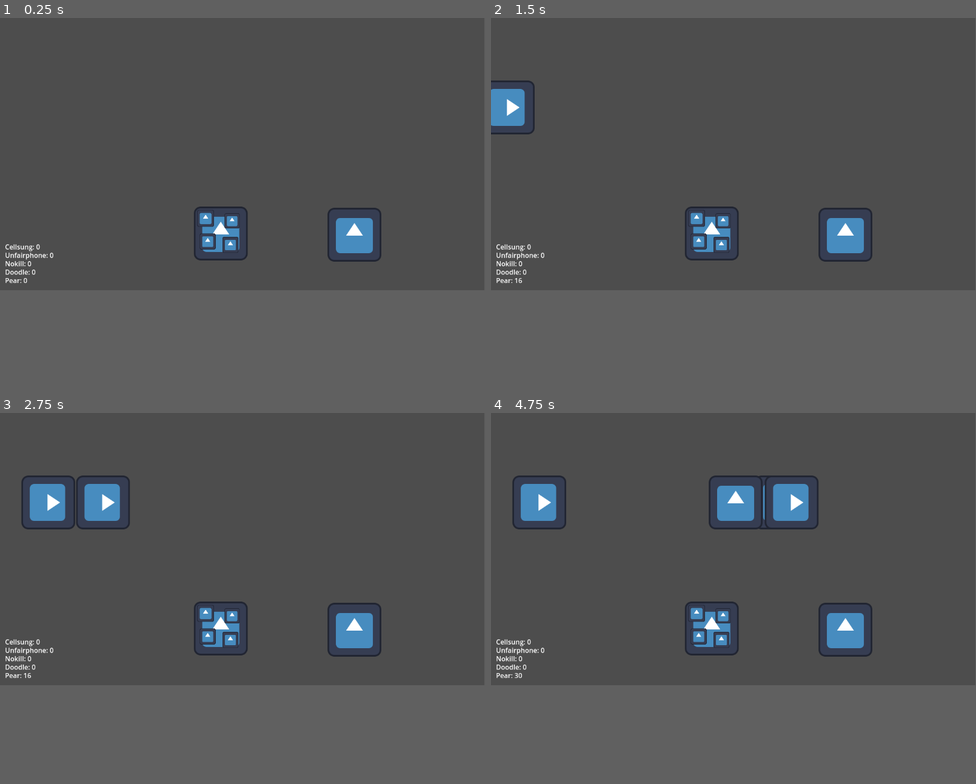
Above: before the commit, frames 1-4 (two rows, left to right).
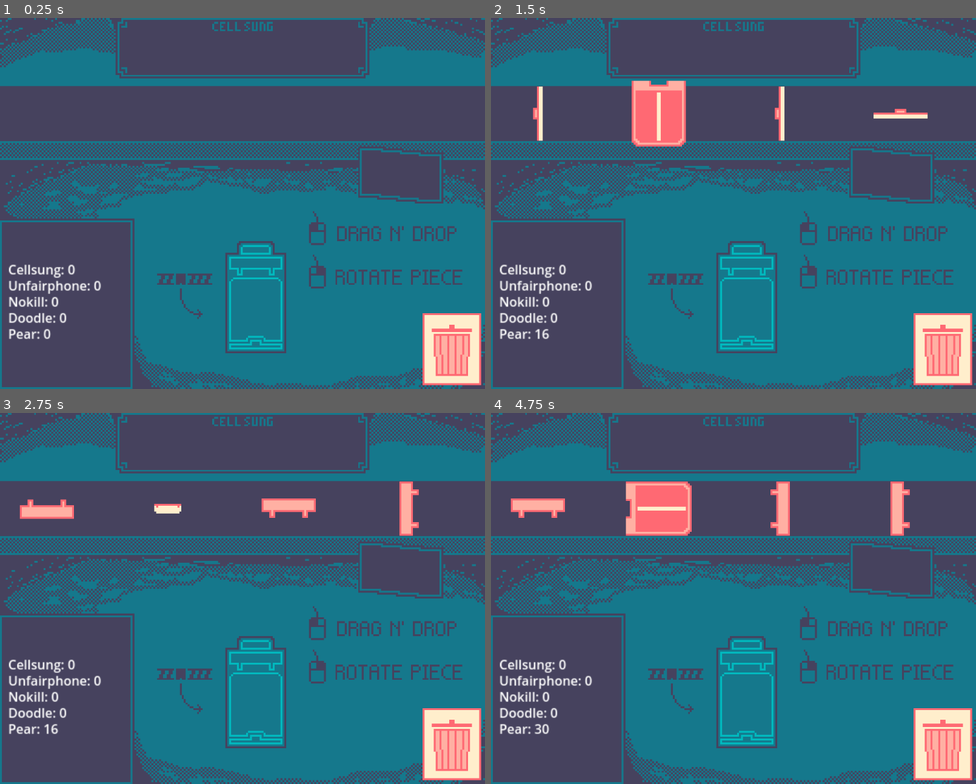
Above: after the commit, the same moments.

Repository: ValetNoir/trijam-354
Game: Godot game, scene res://CellSung.tscn
Same seed, same stepped clock (60 frames per second), same inputs: the game is played once before the commit and once after it. The engine's default icon, where the game draws it, is replaced by a stand-in: a white triangle on a blue panel in a dark square.
Inputs (mouse positions are in pixels of both pictures, inside the frame that each line leads up to):
- Up to frame 1 (0.25 s): no input
- Up to frame 2 (1.5 s): tap Enter at 0.5 s; drag from (694, 218) to (733, 107) at 0.52 s; drag from (723, 222) to (733, 107) at 1.27 s
- Up to frame 3 (2.75 s): move the mouse to (82, 502) at 2.02 s; click (82, 502) at 2.17 s
- Up to frame 4 (4.75 s): drag from (539, 502) to (694, 613) at 2.77 s; drag from (505, 502) to (694, 613) at 3.52 s; drag from (699, 635) to (733, 502) at 4.27 s
In our replay, the window is 799x449 before the commit and 800x612 after it. These sizes can differ from the game's own. Grey fills any space a smaller window leaves; there, only what the larger window draws over its background counts as a difference.

The runs differ from the first frame. In frame 1, 47% of the frame differs, in the area x 0-100%, y 0-100%; in frame 2, 50%; in frame 3, 50%; in frame 4, 52%.

Commit message:
graphics

Diff:
--- a/CellSung.tscn
+++ b/CellSung.tscn
@@ -1,10 +1,26 @@
-[gd_scene load_steps=6 format=3 uid="uid://lcjrwqjfoo8q"]
+[gd_scene load_steps=12 format=3 uid="uid://lcjrwqjfoo8q"]
 
-[ext_resource type="PackedScene" uid="uid://uulq217or0l8" path="res://Prefabs/cell.tscn" id="1_v1tse"]
 [ext_resource type="PackedScene" uid="uid://dbuidgspjgok3" path="res://Prefabs/belt.tscn" id="2_p22oh"]
 [ext_resource type="PackedScene" uid="uid://dv5avlt1da82c" path="res://Prefabs/game_manager.tscn" id="2_yvnag"]
-[ext_resource type="PackedScene" uid="uid://bwklbt3cmiujf" path="res://Prefabs/slot.tscn" id="3_fg564"]
+[ext_resource type="Script" uid="uid://dbp5obtkqtsrg" path="res://Scripts/Slot.gd" id="4_p22oh"]
+[ext_resource type="Script" uid="uid://cidasou3tfcgk" path="res://Scripts/Cell.gd" id="4_yvnag"]
 [ext_resource type="PackedScene" uid="uid://dagadpr6wsoxc" path="res://Prefabs/companies.tscn" id="5_yvnag"]
+[ext_resource type="Texture2D" uid="uid://chtx2awoywe7l" path="res://Assets/background.png" id="6_yvnag"]
+
+[sub_resource type="RectangleShape2D" id="RectangleShape2D_yvnag"]
+size = Vector2(70, 25)
+
+[sub_resource type="RectangleShape2D" id="RectangleShape2D_4cuy2"]
+size = Vector2(116, 41)
+
+[sub_resource type="RectangleShape2D" id="RectangleShape2D_qswlu"]
+size = Vector2(116, 132)
+
+[sub_resource type="RectangleShape2D" id="RectangleShape2D_h1kxc"]
+size = Vector2(116, 19)
+
+[sub_resource type="RectangleShape2D" id="RectangleShape2D_vdpq5"]
+size = Vector2(122, 149)
 
 [node name="Node2D" type="Node2D"]
 
@@ -12,34 +28,110 @@
 cell = NodePath("../Cell")
 player_company = NodePath("../Companies/Cellsung")
 
-[node name="ComSpawnTimer" parent="GameManager" index="0"]
-wait_time = 1.0
+[node name="CompSpawnTimer" parent="GameManager" index="0"]
+wait_time = 0.25
 
 [node name="CompSpawner" parent="GameManager" index="1"]
-position = Vector2(-105, 213)
+position = Vector2(-120, 198)
 
 [node name="Belt" parent="." instance=ExtResource("2_p22oh")]
-position = Vector2(-119, 213)
+position = Vector2(-120, 199)
+
+[node name="Conveyor" parent="Belt" index="0"]
+position = Vector2(0, -1)
+
+[node name="CollisionShape2D" parent="Belt/Conveyor" index="0"]
+position = Vector2(600.5, -1)
+
+[node name="Void" parent="Belt" index="1"]
+position = Vector2(-1, -1)
 
 [node name="CollisionShape2D" parent="Belt/Void" index="0"]
-position = Vector2(1412, 0)
+position = Vector2(1249, -1)
 
-[node name="Cell" parent="." instance=ExtResource("1_v1tse")]
-position = Vector2(525, 513)
+[node name="Companies" parent="." instance=ExtResource("5_yvnag")]
+position = Vector2(17, 501)
+scale = Vector2(1.665, 1.665)
 
-[node name="Trash" parent="." instance=ExtResource("3_fg564")]
-position = Vector2(843, 516)
-rotation = -6.2831855
+[node name="Cell" type="Node2D" parent="." node_paths=PackedStringArray("slots")]
+position = Vector2(530, 581)
+script = ExtResource("4_yvnag")
+slots = [NodePath("CapSlot"), NodePath("SystemSlot"), NodePath("CoreSlot"), NodePath("BottomSlot")]
+
+[node name="CapSlot" type="Node2D" parent="Cell"]
+position = Vector2(-1, -101)
+script = ExtResource("4_p22oh")
+
+[node name="Area2D" type="Area2D" parent="Cell/CapSlot"]
+
+[node name="CollisionShape2D" type="CollisionShape2D" parent="Cell/CapSlot/Area2D"]
+position = Vector2(0, -1.5)
+shape = SubResource("RectangleShape2D_yvnag")
+
+[node name="SystemSlot" type="Node2D" parent="Cell"]
+position = Vector2(-1, -68)
+script = ExtResource("4_p22oh")
+typeNeeded = 1
+
+[node name="Area2D" type="Area2D" parent="Cell/SystemSlot"]
+
+[node name="CollisionShape2D" type="CollisionShape2D" parent="Cell/SystemSlot/Area2D"]
+shape = SubResource("RectangleShape2D_4cuy2")
+
+[node name="CoreSlot" type="Node2D" parent="Cell"]
+position = Vector2(0, 22)
+script = ExtResource("4_p22oh")
+typeNeeded = 2
+
+[node name="Area2D" type="Area2D" parent="Cell/CoreSlot"]
+
+[node name="CollisionShape2D" type="CollisionShape2D" parent="Cell/CoreSlot/Area2D"]
+position = Vector2(-1, -1)
+shape = SubResource("RectangleShape2D_qswlu")
+
+[node name="BottomSlot" type="Node2D" parent="Cell"]
+position = Vector2(-1, 97)
+script = ExtResource("4_p22oh")
+typeNeeded = 3
+
+[node name="Area2D" type="Area2D" parent="Cell/BottomSlot"]
+
+[node name="CollisionShape2D" type="CollisionShape2D" parent="Cell/BottomSlot/Area2D"]
+position = Vector2(0, 1)
+shape = SubResource("RectangleShape2D_h1kxc")
+
+[node name="Trash" type="Node2D" parent="."]
+position = Vector2(934, 689)
+script = ExtResource("4_p22oh")
 isTrash = true
 
-[node name="Companies" parent="." instance=ExtResource("5_yvnag")]
-position = Vector2(12, 533)
+[node name="Area2D" type="Area2D" parent="Trash"]
+
+[node name="CollisionShape2D" type="CollisionShape2D" parent="Trash/Area2D"]
+position = Vector2(1, -3.5)
+shape = SubResource("RectangleShape2D_vdpq5")
+
+[node name="Background" type="Sprite2D" parent="."]
+z_index = -1
+texture_filter = 1
+scale = Vector2(3.918367, 3.918367)
+texture = ExtResource("6_yvnag")
+centered = false
 
 [connection signal="area_entered" from="Belt/Conveyor" to="GameManager" method="_on_conveyor_area_entered"]
 [connection signal="area_exited" from="Belt/Conveyor" to="GameManager" method="_on_conveyor_area_exited"]
 [connection signal="area_entered" from="Belt/Void" to="GameManager" method="_on_void_area_entered"]
+[connection signal="mouse_entered" from="Cell/CapSlot/Area2D" to="Cell/CapSlot" method="_on_area_2d_mouse_entered"]
+[connection signal="mouse_exited" from="Cell/CapSlot/Area2D" to="Cell/CapSlot" method="_on_area_2d_mouse_exited"]
+[connection signal="mouse_entered" from="Cell/SystemSlot/Area2D" to="Cell/SystemSlot" method="_on_area_2d_mouse_entered"]
+[connection signal="mouse_exited" from="Cell/SystemSlot/Area2D" to="Cell/SystemSlot" method="_on_area_2d_mouse_exited"]
+[connection signal="mouse_entered" from="Cell/CoreSlot/Area2D" to="Cell/CoreSlot" method="_on_area_2d_mouse_entered"]
+[connection signal="mouse_exited" from="Cell/CoreSlot/Area2D" to="Cell/CoreSlot" method="_on_area_2d_mouse_exited"]
+[connection signal="mouse_entered" from="Cell/BottomSlot/Area2D" to="Cell/BottomSlot" method="_on_area_2d_mouse_entered"]
+[connection signal="mouse_exited" from="Cell/BottomSlot/Area2D" to="Cell/BottomSlot" method="_on_area_2d_mouse_exited"]
 [connection signal="hover" from="Trash" to="GameManager" method="_on_trash_hover"]
+[connection signal="mouse_entered" from="Trash/Area2D" to="Trash" method="_on_area_2d_mouse_entered"]
+[connection signal="mouse_exited" from="Trash/Area2D" to="Trash" method="_on_area_2d_mouse_exited"]
 
 [editable path="GameManager"]
 [editable path="Belt"]
-[editable path="Companies"]
--- a/Prefabs/belt.tscn
+++ b/Prefabs/belt.tscn
@@ -3,7 +3,7 @@
 [ext_resource type="Script" uid="uid://dnvx3ciwndqf7" path="res://Scripts/Belt.gd" id="1_qu8d5"]
 
 [sub_resource type="RectangleShape2D" id="RectangleShape2D_p22oh"]
-size = Vector2(1464, 66)
+size = Vector2(1275, 62)
 
 [sub_resource type="RectangleShape2D" id="RectangleShape2D_yvnag"]
 size = Vector2(73, 79)
--- /dev/null
+++ b/Prefabs/bottom_component.tscn
@@ -0,0 +1,25 @@
+[gd_scene load_steps=4 format=3 uid="uid://b0fkd0ip3wmtn"]
+
+[ext_resource type="Script" uid="uid://kwq3sqq5naml" path="res://Scripts/Component.gd" id="1_duys2"]
+[ext_resource type="Texture2D" uid="uid://do3fue620n4xv" path="res://Assets/pieces/bottom.png" id="2_duys2"]
+
+[sub_resource type="RectangleShape2D" id="RectangleShape2D_kk8mo"]
+size = Vector2(112, 20)
+
+[node name="BottomComponent" type="Node2D"]
+script = ExtResource("1_duys2")
+type = 3
+
+[node name="Sprite2D" type="Sprite2D" parent="."]
+texture_filter = 1
+position = Vector2(0, -100)
+scale = Vector2(4, 4)
+texture = ExtResource("2_duys2")
+
+[node name="Area2D" type="Area2D" parent="."]
+
+[node name="CollisionShape2D" type="CollisionShape2D" parent="Area2D"]
+shape = SubResource("RectangleShape2D_kk8mo")
+
+[connection signal="mouse_entered" from="Area2D" to="." method="_on_area_2d_mouse_entered"]
+[connection signal="mouse_exited" from="Area2D" to="." method="_on_area_2d_mouse_exited"]
--- /dev/null
+++ b/Prefabs/cap_component.tscn
@@ -0,0 +1,26 @@
+[gd_scene load_steps=4 format=3 uid="uid://df3l8dbjodfyh"]
+
+[ext_resource type="Script" uid="uid://kwq3sqq5naml" path="res://Scripts/Component.gd" id="1_r75xd"]
+[ext_resource type="Texture2D" uid="uid://c3elvduk26cru" path="res://Assets/pieces/cap.png" id="2_nanjf"]
+
+[sub_resource type="RectangleShape2D" id="RectangleShape2D_kk8mo"]
+size = Vector2(56, 20)
+
+[node name="CapComponent" type="Node2D"]
+script = ExtResource("1_r75xd")
+
+[node name="Sprite2D" type="Sprite2D" parent="."]
+texture_filter = 1
+position = Vector2(0, 100)
+scale = Vector2(4, 4)
+texture = ExtResource("2_nanjf")
+
+[node name="Area2D" type="Area2D" parent="."]
+position = Vector2(0, 3)
+
+[node name="CollisionShape2D" type="CollisionShape2D" parent="Area2D"]
+position = Vector2(0, -3)
+shape = SubResource("RectangleShape2D_kk8mo")
+
+[connection signal="mouse_entered" from="Area2D" to="." method="_on_area_2d_mouse_entered"]
+[connection signal="mouse_exited" from="Area2D" to="." method="_on_area_2d_mouse_exited"]
--- a/Prefabs/cell.tscn
+++ /dev/null
@@ -1,31 +0,0 @@
-[gd_scene load_steps=4 format=3 uid="uid://uulq217or0l8"]
-
-[ext_resource type="Script" uid="uid://cidasou3tfcgk" path="res://Scripts/Cell.gd" id="1_cg0bu"]
-[ext_resource type="Texture2D" uid="uid://cfehcbwm3osyg" path="res://icon.svg" id="2_at0cv"]
-[ext_resource type="PackedScene" uid="uid://bwklbt3cmiujf" path="res://Prefabs/slot.tscn" id="3_at0cv"]
-
-[node name="Cell" type="Node2D" node_paths=PackedStringArray("slots")]
-script = ExtResource("1_cg0bu")
-slots = [NodePath("CapSlot"), NodePath("SystemSlot"), NodePath("CoreSlot"), NodePath("BottomSlot")]
-
-[node name="Sprite2D" type="Sprite2D" parent="."]
-texture = ExtResource("2_at0cv")
-
-[node name="CapSlot" parent="." instance=ExtResource("3_at0cv")]
-position = Vector2(-36, -36)
-scale = Vector2(0.315, 0.315)
-
-[node name="SystemSlot" parent="." instance=ExtResource("3_at0cv")]
-position = Vector2(27, -30)
-scale = Vector2(0.285, 0.285)
-typeNeeded = 1
-
-[node name="CoreSlot" parent="." instance=ExtResource("3_at0cv")]
-position = Vector2(-31, 19)
-scale = Vector2(0.3, 0.3)
-typeNeeded = 2
-
-[node name="BottomSlot" parent="." instance=ExtResource("3_at0cv")]
-position = Vector2(23.000002, 27)
-scale = Vector2(0.3, 0.3)
-typeNeeded = 3
--- a/Prefabs/component.tscn
+++ /dev/null
@@ -1,23 +0,0 @@
-[gd_scene load_steps=4 format=3 uid="uid://cqvs3nfjvtn37"]
-
-[ext_resource type="Script" uid="uid://kwq3sqq5naml" path="res://Scripts/Component.gd" id="1_wwcgp"]
-[ext_resource type="Texture2D" uid="uid://cfehcbwm3osyg" path="res://icon.svg" id="2_o24da"]
-
-[sub_resource type="RectangleShape2D" id="RectangleShape2D_o24da"]
-size = Vector2(128, 129)
-
-[node name="Component" type="Node2D"]
-script = ExtResource("1_wwcgp")
-conveyor_speed = 300
-
-[node name="Sprite2D" type="Sprite2D" parent="."]
-texture = ExtResource("2_o24da")
-
-[node name="Area2D" type="Area2D" parent="."]
-
-[node name="CollisionShape2D" type="CollisionShape2D" parent="Area2D"]
-position = Vector2(0, -0.5)
-shape = SubResource("RectangleShape2D_o24da")
-
-[connection signal="mouse_entered" from="Area2D" to="." method="_on_area_2d_mouse_entered"]
-[connection signal="mouse_exited" from="Area2D" to="." method="_on_area_2d_mouse_exited"]
--- /dev/null
+++ b/Prefabs/core_component.tscn
@@ -0,0 +1,25 @@
+[gd_scene load_steps=4 format=3 uid="uid://c8i8e8ymeynkv"]
+
+[ext_resource type="Script" uid="uid://kwq3sqq5naml" path="res://Scripts/Component.gd" id="1_idn7j"]
+[ext_resource type="Texture2D" uid="uid://cnolnvi2iy3fw" path="res://Assets/pieces/core.png" id="2_idn7j"]
+
+[sub_resource type="RectangleShape2D" id="RectangleShape2D_kk8mo"]
+size = Vector2(112, 136)
+
+[node name="CoreComponent" type="Node2D"]
+script = ExtResource("1_idn7j")
+type = 2
+
+[node name="Sprite2D" type="Sprite2D" parent="."]
+texture_filter = 1
+position = Vector2(0, -26)
+scale = Vector2(4, 4)
+texture = ExtResource("2_idn7j")
+
+[node name="Area2D" type="Area2D" parent="."]
+
+[node name="CollisionShape2D" type="CollisionShape2D" parent="Area2D"]
+shape = SubResource("RectangleShape2D_kk8mo")
+
+[connection signal="mouse_entered" from="Area2D" to="." method="_on_area_2d_mouse_entered"]
+[connection signal="mouse_exited" from="Area2D" to="." method="_on_area_2d_mouse_exited"]
--- a/Prefabs/game_manager.tscn
+++ b/Prefabs/game_manager.tscn
@@ -5,10 +5,10 @@
 [node name="GameManager" type="Node2D"]
 script = ExtResource("1_8ddod")
 
-[node name="ComSpawnTimer" type="Timer" parent="."]
+[node name="CompSpawnTimer" type="Timer" parent="."]
 wait_time = 2.0
 autostart = true
 
 [node name="CompSpawner" type="Node2D" parent="."]
 
-[connection signal="timeout" from="ComSpawnTimer" to="." method="_on_timer_timeout"]
+[connection signal="timeout" from="CompSpawnTimer" to="." method="_on_timer_timeout"]
--- a/Prefabs/slot.tscn
+++ /dev/null
@@ -1,24 +0,0 @@
-[gd_scene load_steps=4 format=3 uid="uid://bwklbt3cmiujf"]
-
-[ext_resource type="Script" uid="uid://dbp5obtkqtsrg" path="res://Scripts/Slot.gd" id="1_43c6m"]
-[ext_resource type="Texture2D" uid="uid://cfehcbwm3osyg" path="res://icon.svg" id="2_cqa7s"]
-
-[sub_resource type="RectangleShape2D" id="RectangleShape2D_cqa7s"]
-size = Vector2(134, 135)
-
-[node name="Slot" type="Node2D"]
-script = ExtResource("1_43c6m")
-
-[node name="Area2D" type="Area2D" parent="."]
-
-[node name="CollisionShape2D" type="CollisionShape2D" parent="Area2D"]
-position = Vector2(0, -0.5)
-shape = SubResource("RectangleShape2D_cqa7s")
-
-[node name="Sprite2D" type="Sprite2D" parent="."]
-texture = ExtResource("2_cqa7s")
-
-[connection signal="area_entered" from="Area2D" to="." method="_on_area_entered"]
-[connection signal="area_exited" from="Area2D" to="." method="_on_area_exit"]
-[connection signal="mouse_entered" from="Area2D" to="." method="_on_area_2d_mouse_entered"]
-[connection signal="mouse_exited" from="Area2D" to="." method="_on_area_2d_mouse_exited"]
--- /dev/null
+++ b/Prefabs/system_component.tscn
@@ -0,0 +1,26 @@
+[gd_scene load_steps=4 format=3 uid="uid://b8sw8m81yoc3j"]
+
+[ext_resource type="Script" uid="uid://kwq3sqq5naml" path="res://Scripts/Component.gd" id="1_4p4dk"]
+[ext_resource type="Texture2D" uid="uid://s7hboxygqjc0" path="res://Assets/pieces/system.png" id="2_4p4dk"]
+
+[sub_resource type="RectangleShape2D" id="RectangleShape2D_kk8mo"]
+size = Vector2(112, 40)
+
+[node name="SystemComponent" type="Node2D"]
+script = ExtResource("1_4p4dk")
+type = 1
+
+[node name="Sprite2D" type="Sprite2D" parent="."]
+texture_filter = 1
+position = Vector2(0, 65)
+scale = Vector2(4, 4)
+texture = ExtResource("2_4p4dk")
+
+[node name="Area2D" type="Area2D" parent="."]
+
+[node name="CollisionShape2D" type="CollisionShape2D" parent="Area2D"]
+position = Vector2(0, -1)
+shape = SubResource("RectangleShape2D_kk8mo")
+
+[connection signal="mouse_entered" from="Area2D" to="." method="_on_area_2d_mouse_entered"]
+[connection signal="mouse_exited" from="Area2D" to="." method="_on_area_2d_mouse_exited"]
--- a/Scripts/Component.gd
+++ b/Scripts/Component.gd
@@ -4,12 +4,14 @@
 enum Types {Cap, System, Core, Bottom}
 
 @export var type:Types
+@onready var sprite_2d: Sprite2D = $Sprite2D
+
 @export var orientation:int
 
 @export var explosion_risk:int
 @export var money_reward:int
 
-@export var conveyor_speed:int
+var conveyor_speed:int = 1000
 
 var is_dragged:bool = false
 var is_used:bool = false
@@ -17,27 +19,20 @@
 var is_belted:bool
 @onready var area_2d: Area2D = $Area2D
 
-var rng = RandomNumberGenerator.new()
-
 signal hover(component:Component, is_hovered:bool)
 signal drag(component:Component, is_drop:bool)
 signal freeing(component:Component)
 
 func _ready() -> void:
-	type = randi_range(0, Types.size() - 1)
 	orientation = randi_range(0, 3)
-	update_type()
 	update_rotation()
 
 func _process(delta: float) -> void:
 	if is_belted and !is_dragged:
 		self.translate(Vector2(conveyor_speed,0) * delta)
 
-func update_type():
-	pass #updating sprite
-
 func update_rotation():
-	self.rotation_degrees = orientation * 90
+	self.rotation = orientation * PI/2
 
 func rotate_orientation():
 	orientation = (orientation+1) % 4
@@ -86,7 +81,10 @@
 
 func void_enter(area:Area2D):
 	if area == area_2d:
-		freeing.emit(self)
+		free_me()
+
+func free_me():
+	freeing.emit(self)
 
 func _on_area_2d_mouse_entered() -> void:
 	hover.emit(self, true)
--- a/Scripts/GameManager.gd
+++ b/Scripts/GameManager.gd
@@ -11,7 +11,13 @@
 var Component = preload("res://Scripts/Component.gd")
 var time_before_new_comp: float = 0
 var time_for_new_comp: float = 1
-var comp = preload("res://Prefabs/component.tscn")
+
+const prefab_components = [
+	preload("res://Prefabs/cap_component.tscn"),
+	preload("res://Prefabs/core_component.tscn"),
+	preload("res://Prefabs/system_component.tscn"),
+	preload("res://Prefabs/bottom_component.tscn"),
+	]
 
 @onready var comp_spawner: Node2D = $CompSpawner
 var components:Array[Component]
@@ -66,7 +72,7 @@
 	component.queue_free()
 
 func _on_timer_timeout() -> void:
-	var obj_comp = comp.instantiate()
+	var obj_comp = prefab_components.pick_random().instantiate()
 	add_child(obj_comp)
 	obj_comp.position = comp_spawner.position
 	var component = obj_comp as Component
--- a/Scripts/Slot.gd
+++ b/Scripts/Slot.gd
@@ -13,8 +13,11 @@
 
 func set_component(component :Component):
 	if isTrash:
-		component.queue_free()
+		component.free_me()
 		return true
+
+	if has_component():
+		return false
 
 	if is_component_valid(component):
 		self.component = component
--- a/project.godot
+++ b/project.godot
@@ -14,6 +14,13 @@
 run/main_scene="uid://lcjrwqjfoo8q"
 config/features=PackedStringArray("4.5", "GL Compatibility")
 config/icon="res://icon.svg"
+
+[display]
+
+window/size/viewport_width=1003
+window/size/viewport_height=768
+window/size/resizable=false
+window/stretch/mode="viewport"
 
 [input]
 
